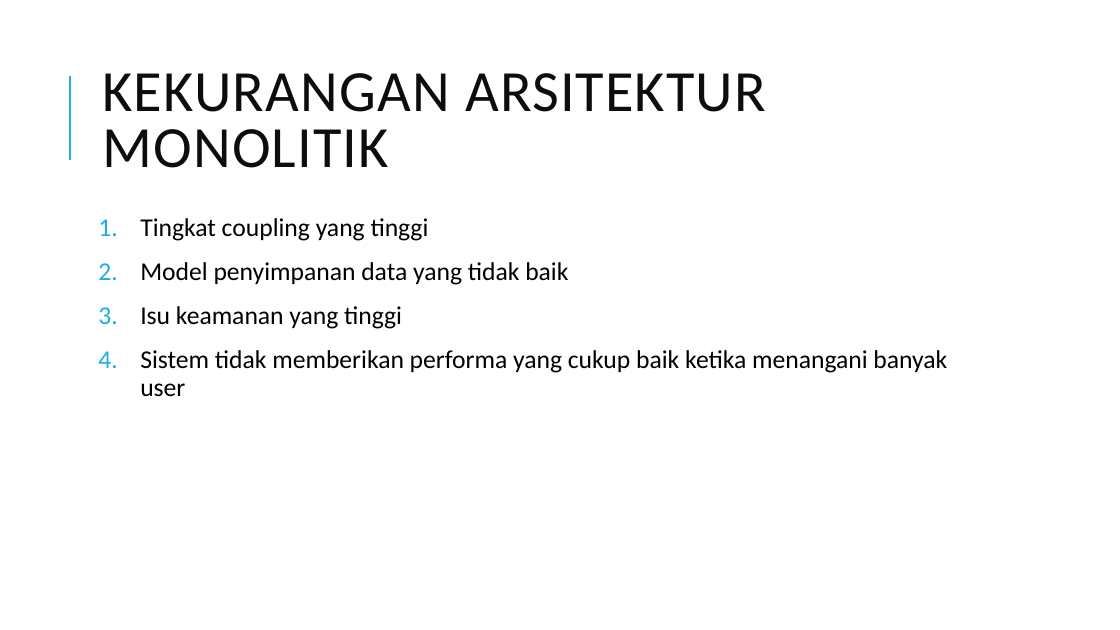
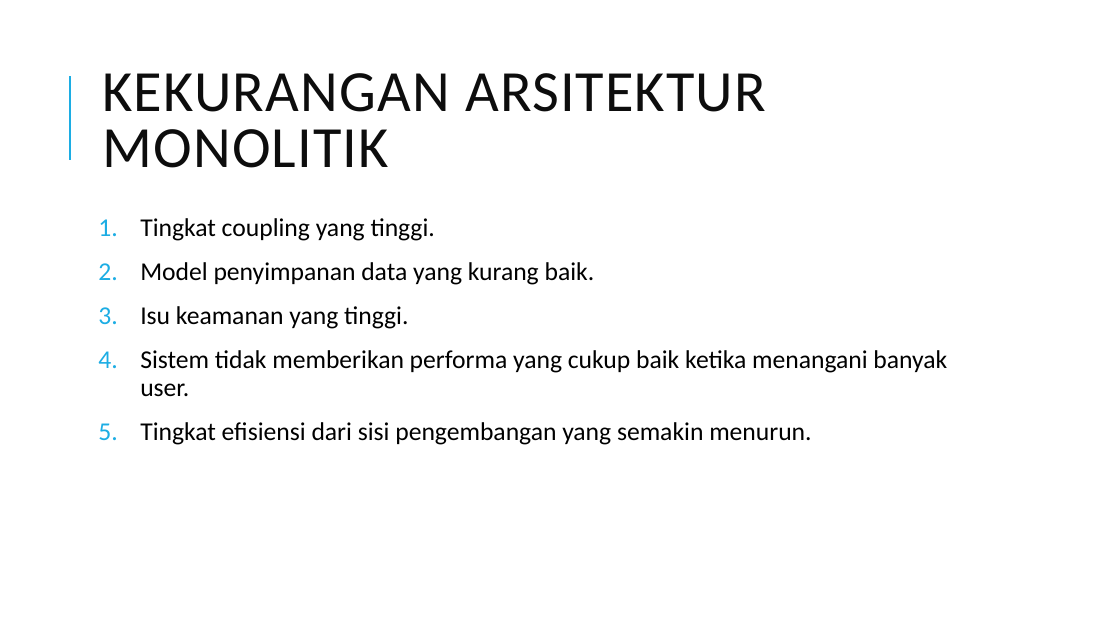
Before and after one commit to edriclaksaputra/tugasakhir, a slide deck: slide 27 of PPT.pptx (slide 30 before the commit). Drawn at 1120x630 pixels with LibreOffice and Linux fonts; fonts in the diff are those of the drawing. Boxes give left, top, right and bottom in pixels: in the first picture for what was removed or moved away, otherwise in the second. Text is boxed around its words. In the diff, an @@ line names an element or a change of style, - is before the commit and + after.

```diff
--- a/PPT.pptx
+++ b/PPT.pptx
@@ text at (140, 218, 947, 445): text changed @@
-1. Tingkat coupling yang tinggi
-2. Model penyimpanan data yang tidak baik
-3. Isu keamanan yang tinggi
-4. Sistem tidak memberikan performa yang cukup baik ketika menangani banyak user
+1. Tingkat coupling yang tinggi.
+2. Model penyimpanan data yang kurang baik.
+3. Isu keamanan yang tinggi.
+4. Sistem tidak memberikan performa yang cukup baik ketika menangani banyak user.
+5. Tingkat efisiensi dari sisi pengembangan yang semakin menurun.
```
Also in this commit, not shown: 10 other slides changed, 16 slides added, 3 slides removed, 13 other files.
